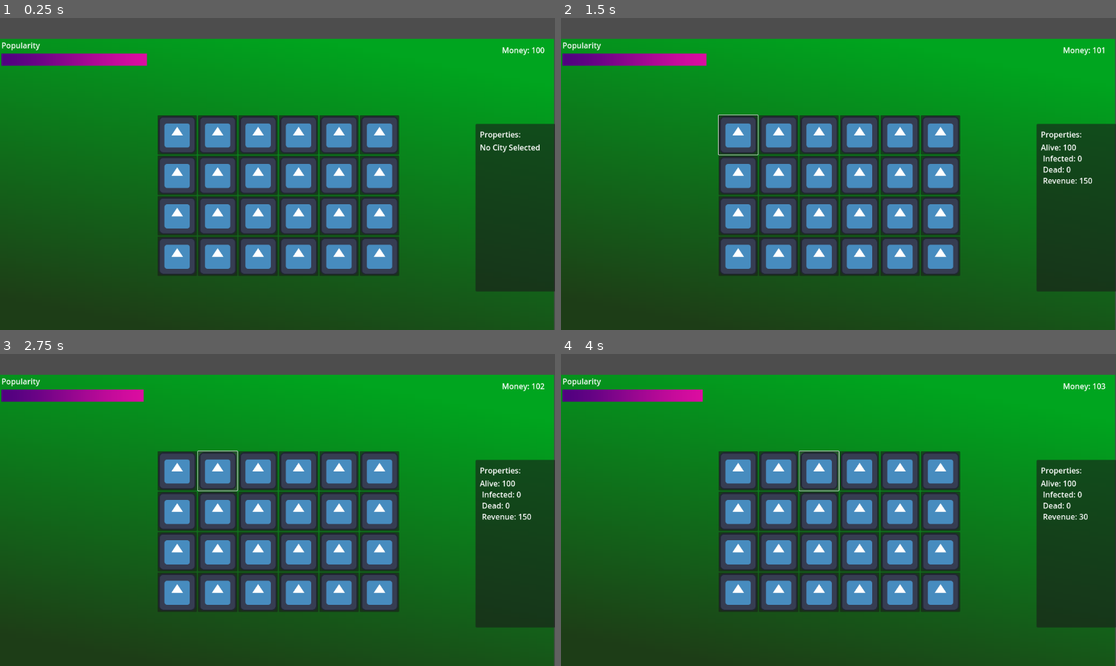
Above: before the commit, frames 1-4 (two rows, left to right).
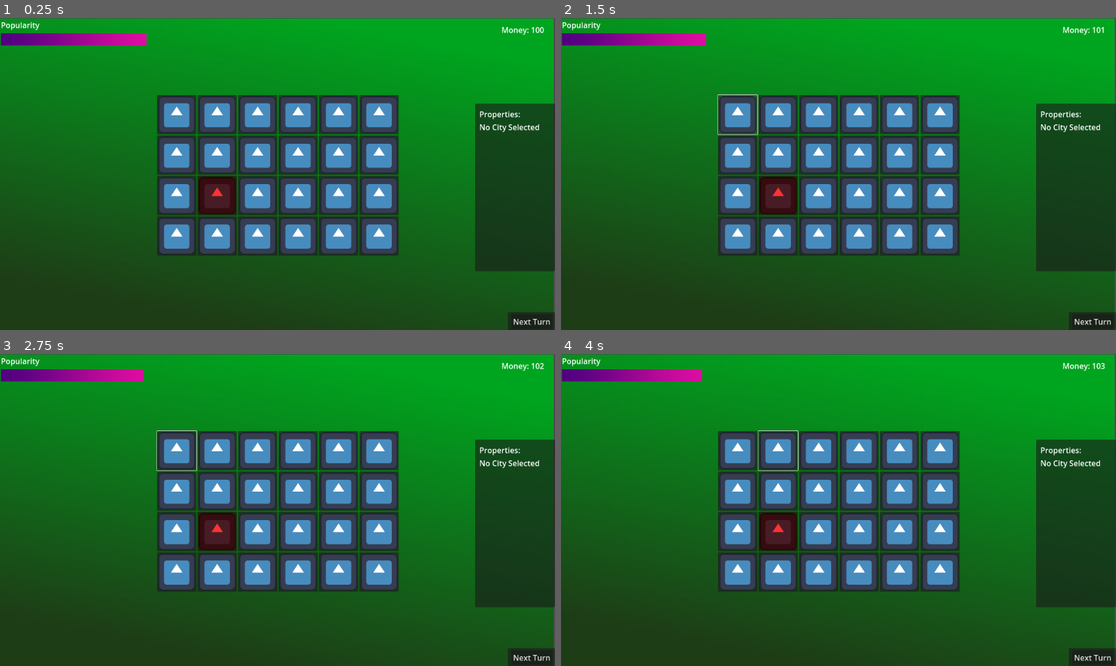
Above: after the commit, the same moments.

Repository: Lawncoder/Healthfinalproject
Game: Godot game, scene res://game_prototype.tscn
Two runs of this game, one before a commit and one after it. Both use one fixed random seed, a clock stepped at 60 frames per second and the inputs below. The engine's default icon, where the game draws it, is replaced by a stand-in: a white triangle on a blue panel in a dark square.
Inputs (mouse positions are in pixels of both pictures, inside the frame that each line leads up to):
- Up to frame 1 (0.25 s): no input
- Up to frame 2 (1.5 s): click (738, 136) at 0.52 s; click (738, 114) at 1.27 s
- Up to frame 3 (2.75 s): click (216, 472) at 2.02 s
- Up to frame 4 (4 s): click (777, 450) at 2.77 s; click (821, 472) at 3.52 s

The runs differ from the first frame. In frame 1, 29% of the frame differs, in the area x 0-100%, y 0-100%; in frame 2, 30%; in frame 3, 30%; in frame 4, 30%.
Error after the commit: Invalid access of index '-1' on a base object of type: 'Array'. (res://GameManager.gd:82)

Commit message:
added simulation partially working

Diff:
--- a/GameManager.gd
+++ b/GameManager.gd
@@ -6,34 +6,55 @@
 const ICON = preload("res://icon.svg")
 @onready var grid_container: GridContainer = $GridContainer
 @onready var rich_text_label_2: RichTextLabel = $Panel/VBoxContainer/RichTextLabel2
-
-
-
 #endregion
 
 
+var pathogen : Pathogen;
 var popularity = 100;
 var money = 100;
 var cities :Array = [];
 const wealth_per_turn = 2500;
 var distribution = [30, 30, 30, 30, 30, 30, 30, 30, 30, 30, 50, 50, 50, 50, 50, 50, 50, 70, 70, 70, 70, 70, 100, 100, 100, 150, 150, 300, 500];
+var icons = [];
 var selected : City = null;
+
+var infection_log = []
+var infection_change_log = []
+@export var turns_left = 20;
 # Called when the node enters the scene tree for the first time.
 func _ready() -> void:
+	pathogen = Pathogen.new()
+	var vector = randi_range(0,3)
+	match vector:
+		0:
+			pathogen.attack_vector = Pathogen.Vectors.WATER
+		1:
+			pathogen.attack_vector = Pathogen.Vectors.AIR
+		2:
+			pathogen.attack_vector = Pathogen.Vectors.TOUCH
+		3:
+			pathogen.attack_vector = Pathogen.Vectors.FOOD
+
 	distribution.shuffle()
 	for i in 24:
 		var city : City = City.new();
 		city.revenue = distribution.pop_front();
 
 		var node = Button.new()
+
 		node.icon = ICON;
 		node.text = "";
 		var sig : Signal = node.button_down;
 		sig.connect(clicked_on.bind(i));
 		grid_container.add_child(node);
-		cities.append([city, node]);
+		cities.append(city);
+		icons.append(node);
 	#grid_container.pivot_offset = grid_container.size/2;
-	cities.pick_random()[0].infected = 1;
+	var random = randi_range(0,23)
+	cities[random].infected = 1;
+	icons[random].modulate=Color(1,0.2,0.2,1)
+
+
 
 	call_deferred("set_grid_pos")
 
@@ -58,6 +79,71 @@
 	if (selected == null):
 		rich_text_label_2.text = "No City Selected";
 	else:
-		rich_text_label_2.text = "Alive: %d \n Infected: %d \n Dead: %d \n Revenue: %d" % [selected.population-selected.dead, selected.infected, selected.dead, selected.revenue];
+		rich_text_label_2.text = "Alive: %d \n Infected: %d \n Dead: %d \n Revenue: %d\nImmune: %d\n Change: %d" % [selected.population-selected.dead, selected.infected, selected.dead, selected.revenue,selected.immune, infection_change_log[infection_change_log.size()-1][cities.find(selected)] if turns_left != 20 else selected.infected];
 func clicked_on(i):
-	selected = cities[i][0];
+	selected = cities[i];
+
+
+
+func _on_next_button_up() -> void:
+	#Simulate turn logic
+	simulate_infection()
+	simulate_events()
+	update_money_and_popularity()
+	turns_left-=1
+	if infection_log.size()>0:print(infection_log[infection_log.size()-1][0])
+func simulate_infection():
+	var counter = 0;
+	var pre_simulation_infected = [];
+	var changes_in_infection = []
+	for city in cities:
+		pre_simulation_infected.append(city.infected)
+		var to_infect = (pathogen.infection_rate + randf_range(-0.1, 0.1)) * city.infected;
+
+		to_infect = ceil(to_infect)
+		var to_infect_other_cities = pathogen.city_spread_rate * to_infect;
+		to_infect_other_cities = floor(to_infect_other_cities)
+		to_infect -= to_infect_other_cities;
+		if city.infected + to_infect > city.population - city.immune:
+			to_infect = max(city.population - city.immune - city.infected,0);
+		city.infected += to_infect;
+
+		changes_in_infection.append(to_infect)
+		#cities.pick_random().infected += to_infect_other_cities;
+	infection_log.append(pre_simulation_infected)
+	infection_change_log.append(changes_in_infection)
+	counter = 0;
+	for city in cities:
+		city.infected = clampi(city.infected, 0, city.population - city.immune)
+		if 20 - turns_left >= pathogen.number_of_turns_held:
+			var passed = infection_change_log[infection_change_log.size()-pathogen.number_of_turns_held-1][counter]
+
+
+			var dead = floor(passed * pathogen.death_rate)
+			var immune = passed-dead;
+			#immune = floor(immune * 0.9); #magic number, TODO: make it configurable in pathogen data
+			city.population -= dead;
+			city.immune += immune;
+			city.infected -= passed;
+
+		var color : Color = icons[counter].modulate
+		icons[counter].modulate.b = (1-(city.infected*1.0/city.population))  + (city.infected * 1.0/city.population)*0.2
+		icons[counter].modulate.g = (1-(city.infected*1.0/city.population))  + (city.infected* 1.0/city.population)*0.15
+		counter+=1;
+
+
+func simulate_events():
+	pass
+func update_money_and_popularity():
+	pass
+enum grid_placements {
+	CORNER, EDGE, SURROUNDED
+}
+func get_grid_placement(i) -> grid_placements:
+	if (i==0 or i == 23 or i == 5 or i==18):
+		return grid_placements.CORNER
+	var row = floor(i/6)
+	var column = i%6
+	if (column == 0 or column == 5 or row == 0 or row == 3):
+		return grid_placements.EDGE
+	return grid_placements.SURROUNDED
--- a/Resources/City.gd
+++ b/Resources/City.gd
@@ -6,3 +6,4 @@
 var infected = 0;
 var dead = 0;
 var revenue = 0;
+var immune = 0;
--- /dev/null
+++ b/Resources/Pathogen.gd
@@ -0,0 +1,15 @@
+extends Resource
+
+class_name Pathogen
+
+@export var number_of_turns_held = 3
+@export var death_rate = 0.5
+@export var city_spread_rate = 0.2 #per person infected to infect a person from another city
+@export var infection_rate = 1.5 #how many people is the pathogen spread to per turn
+@export var mutation_chance = 0.01;
+@export var attack_vector = Vectors.AIR
+
+enum Vectors {
+	WATER, TOUCH, AIR, FOOD
+	#TODO: implement environmental issues that affect each of the four vectors, implement policies that hinder a pathogen of each of the four vectors
+}
--- a/game_prototype.tscn
+++ b/game_prototype.tscn
@@ -38,6 +38,7 @@
 offset_right = 576.0
 offset_bottom = 327.0
 script = ExtResource("1_v2kb0")
+turns_left = null
 
 [node name="Money" type="RichTextLabel" parent="Scene Root"]
 layout_mode = 1
@@ -125,12 +126,42 @@
 "
 
 [node name="RichTextLabel2" type="RichTextLabel" parent="Scene Root/Panel/VBoxContainer"]
-custom_minimum_size = Vector2(0, 100)
+custom_minimum_size = Vector2(0, 146.39)
 layout_mode = 2
 text = "Alive:
 Infected:
 Dead:
-Revenue:"
+Revenue:
+Immune:
+Change:"
+
+[node name="NextTurnButtonPanle" type="Panel" parent="Scene Root"]
+layout_mode = 1
+anchors_preset = 3
+anchor_left = 1.0
+anchor_top = 1.0
+anchor_right = 1.0
+anchor_bottom = 1.0
+offset_left = -98.0
+offset_top = -40.0
+grow_horizontal = 0
+grow_vertical = 0
+
+[node name="Next" type="Button" parent="Scene Root/NextTurnButtonPanle"]
+layout_mode = 1
+anchors_preset = 3
+anchor_left = 1.0
+anchor_top = 1.0
+anchor_right = 1.0
+anchor_bottom = 1.0
+offset_left = -91.0
+offset_top = -36.0
+offset_right = -5.0
+offset_bottom = -5.0
+grow_horizontal = 0
+grow_vertical = 0
+text = "Next Turn"
 
 [node name="Camera2D" type="Camera2D" parent="."]
-position = Vector2(-1, -42)
+
+[connection signal="button_up" from="Scene Root/NextTurnButtonPanle/Next" to="Scene Root" method="_on_next_button_up"]
